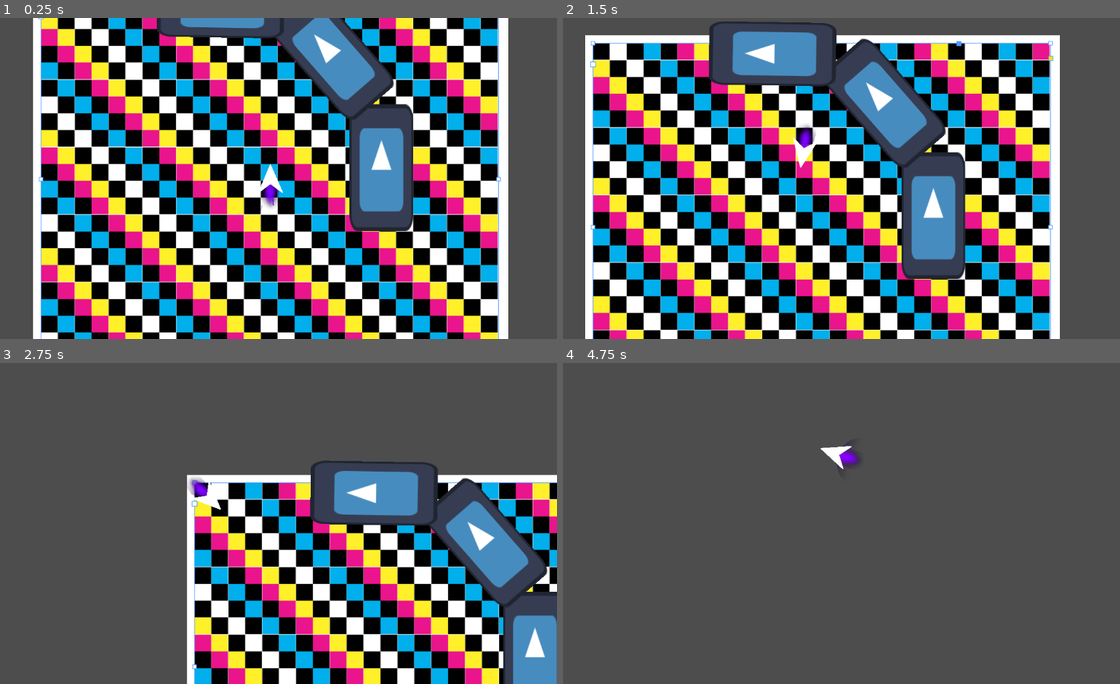
Above: before the commit, frames 1-4 (two rows, left to right).
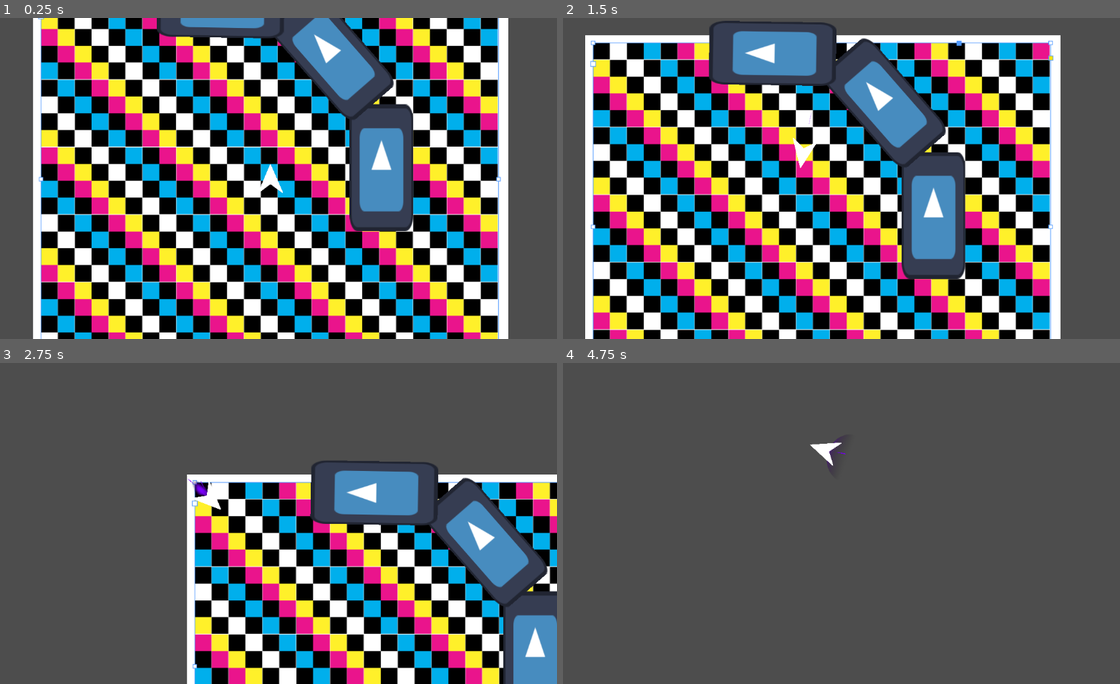
Above: after the commit, the same moments.

Repository: ParadoxArcher/Angle_Advantage
Game: Godot game, scene res://Scenes/GameScene.tscn
The game is run twice, just before and just after one commit, with the same random seed, the same clock (stepped at 60 frames per second) and the same inputs. The engine's default icon, where the game draws it, is replaced by a stand-in: a white triangle on a blue panel in a dark square.
Inputs:
- Up to frame 1 (0.25 s): no input
- Up to frame 2 (1.5 s): tap Enter at 0.5 s; hold D (RotateRight) 0.53-1.28 s; hold W (Boost) 0.53-1.28 s; tap Space (Dodge) at 0.8, 1.35 s; hold S (Back) from 1.28 s (still down)
- Up to frame 3 (2.75 s): tap W (Boost) at 1.55 s; release S (Back) at 2.03 s; hold D (RotateRight) from 2.03 s (still down); hold W (Boost) from 2.03 s (still down); tap Space (Dodge) at 2.3 s
- Up to frame 4 (4.75 s): release W (Boost) at 2.78 s; tap Space (Dodge) at 2.85, 3.8, 4.35 s; tap W (Boost) at 3.05, 4.55 s; release D (RotateRight) at 3.53 s; hold W (Boost) 3.53-4.28 s; hold A (RotateLeft) from 3.53 s (still down)

The runs differ from the first frame. In frame 1, 0.2% of the frame differs, in the area x 46-51%, y 51-61%; in frame 2, 8.3%, in the area x 4-90%, y 0-100%; in frame 3, 4.9%; in frame 4, 0.4%.

Commit message:
vault backup: 2025-03-12 16:48:06

Diff:
--- a/zProject Files/Godot/Scenes/GameScene.tscn
+++ b/zProject Files/Godot/Scenes/GameScene.tscn
@@ -21,6 +21,7 @@
 
 [node name="Sprite2D" type="Sprite2D" parent="."]
 light_mask = 0
+visibility_layer = 512
 z_index = -10
 position = Vector2(2, 0)
 scale = Vector2(2.5, 2.5)
--- a/zProject Files/Godot/Scenes/Showerhead.gdshader
+++ b/zProject Files/Godot/Scenes/Showerhead.gdshader
@@ -1,14 +1,197 @@
-shader_type canvas_item;
+shader_type particles;
+
+uniform float spread;
+uniform float flatness;
+uniform float initial_linear_velocity;
+uniform float initial_angle;
+uniform float angular_velocity;
+uniform float orbit_velocity;
+uniform float linear_accel;
+uniform float radial_accel;
+uniform float tangent_accel;
+uniform float damping;
+uniform float scale;
+uniform float hue_variation;
+uniform float anim_speed;
+uniform float anim_offset;
+uniform float initial_linear_velocity_random;
+uniform float initial_angle_random;
+uniform float angular_velocity_random;
+uniform float orbit_velocity_random;
+uniform float linear_accel_random;
+uniform float radial_accel_random;
+uniform float tangent_accel_random;
+uniform float damping_random;
+uniform float scale_random;
+uniform float hue_variation_random;
+uniform float anim_speed_random;
+uniform float anim_offset_random;
+uniform vec3 emission_box_extents;
+uniform vec4 color_value : source_color;
+uniform int trail_divisor;
+uniform vec3 gravity;
+uniform sampler2D color_ramp;
+
+
+uniform int number_particles_shown;
+uniform int max_number_particles;
+
+
+float rand_from_seed(inout uint seed) {
+	int k;
+	int s = int(seed);
+	if (s == 0)
+	s = 305420679;
+	k = s / 127773;
+	s = 16807 * (s - k * 127773) - 2836 * k;
+	if (s < 0)
+		s += 2147483647;
+	seed = uint(s);
+	return float(seed % uint(65536))/65535.0;
+}
+
+float rand_from_seed_m1_p1(inout uint seed) {
+	return rand_from_seed(seed)*2.0-1.0;
+}
+
+uint hash(uint x) {
+	x = ((x >> uint(16)) ^ x) * uint(73244475);
+	x = ((x >> uint(16)) ^ x) * uint(73244475);
+	x = (x >> uint(16)) ^ x;
+	return x;
+}
+
+uniform int number_batches = 10;
 
 void vertex() {
-	// Called for every vertex the material is visible on.
+	uint base_number = NUMBER/uint(trail_divisor);
+	uint alt_seed = hash(base_number+uint(1)+RANDOM_SEED);
+	float angle_rand = rand_from_seed(alt_seed);
+	float scale_rand = rand_from_seed(alt_seed);
+	float hue_rot_rand = rand_from_seed(alt_seed);
+	float anim_offset_rand = rand_from_seed(alt_seed);
+	float pi = 3.14159;
+	float degree_to_rad = pi / 180.0;
+
+	int batch_size = (max_number_particles / number_batches);
+
+	int index_in_batch = INDEX % batch_size;
+	int batch_index = INDEX / batch_size;
+
+	int how_much_can_I_surely_allocate = number_particles_shown / number_batches;
+
+	int remaining = number_particles_shown % number_batches;
+
+	bool should_keep = index_in_batch < how_much_can_I_surely_allocate;
+
+	if (index_in_batch == how_much_can_I_surely_allocate) {
+		if (batch_index < remaining) {
+			should_keep = true;
+		} else {
+			should_keep = false;
+		}
+	}
+
+	if (RESTART) {
+		float tex_linear_velocity = 0.0;
+		float tex_angle = 0.0;
+		float tex_anim_offset = 0.0;
+		float spread_rad = spread*degree_to_rad;
+		float angle1_rad = rand_from_seed_m1_p1(alt_seed)*spread_rad;
+		vec3 rot = vec3( cos(angle1_rad), sin(angle1_rad),0.0 );
+		VELOCITY = rot*initial_linear_velocity*mix(1.0, rand_from_seed(alt_seed), initial_linear_velocity_random);
+		float base_angle = (initial_angle+tex_angle)*mix(1.0,angle_rand,initial_angle_random);
+		CUSTOM.x = base_angle*degree_to_rad;
+		CUSTOM.y = 0.0;
+		CUSTOM.z = (anim_offset+tex_anim_offset)*mix(1.0,anim_offset_rand,anim_offset_random);
+		TRANSFORM[3].xyz = vec3(rand_from_seed(alt_seed) * 2.0 - 1.0, rand_from_seed(alt_seed) * 2.0-1.0, rand_from_seed(alt_seed) * 2.0-1.0)*emission_box_extents;
+		VELOCITY = (EMISSION_TRANSFORM * vec4(VELOCITY,0.0)).xyz;
+		TRANSFORM = EMISSION_TRANSFORM * TRANSFORM;
+		VELOCITY.z = 0.0;
+		TRANSFORM[3].z = 0.0;
+	} else {
+		CUSTOM.y += DELTA/LIFETIME;
+		float tex_linear_velocity = 0.0;
+		float tex_orbit_velocity = 0.0;
+		float tex_angular_velocity = 0.0;
+		float tex_linear_accel = 0.0;
+		float tex_radial_accel = 0.0;
+		float tex_tangent_accel = 0.0;
+		float tex_damping = 0.0;
+		float tex_angle = 0.0;
+		float tex_anim_speed = 0.0;
+		float tex_anim_offset = 0.0;
+		vec3 force = gravity;
+		vec3 pos = TRANSFORM[3].xyz;
+		pos.z = 0.0;
+		//apply linear acceleration
+		force += length(VELOCITY) > 0.0 ? normalize(VELOCITY) * (linear_accel+tex_linear_accel)*mix(1.0,rand_from_seed(alt_seed),linear_accel_random) : vec3(0.0);
+		//apply radial acceleration
+		vec3 org = EMISSION_TRANSFORM[3].xyz;
+		vec3 diff = pos-org;
+		force += length(diff) > 0.0 ? normalize(diff) * (radial_accel+tex_radial_accel)*mix(1.0,rand_from_seed(alt_seed),radial_accel_random) : vec3(0.0);
+		//apply tangential acceleration;
+		force += length(diff.yx) > 0.0 ? vec3(normalize(diff.yx * vec2(-1.0,1.0)),0.0) * ((tangent_accel+tex_tangent_accel)*mix(1.0,rand_from_seed(alt_seed),tangent_accel_random)) : vec3(0.0);
+		//apply attractor forces
+		VELOCITY += force * DELTA;
+		//orbit velocity
+		float orbit_amount = (orbit_velocity+tex_orbit_velocity)*mix(1.0,rand_from_seed(alt_seed),orbit_velocity_random);
+		if (orbit_amount!=0.0) {
+		     float ang = orbit_amount * DELTA * pi * 2.0;
+		     mat2 rot = mat2(vec2(cos(ang),-sin(ang)),vec2(sin(ang),cos(ang)));
+		     TRANSFORM[3].xy-=diff.xy;
+		     TRANSFORM[3].xy+=rot * diff.xy;
+		}
+		if (damping + tex_damping > 0.0) {
+
+			float v = length(VELOCITY);
+			float damp = (damping+tex_damping)*mix(1.0,rand_from_seed(alt_seed),damping_random);
+			v -= damp * DELTA;
+			if (v < 0.0) {
+				VELOCITY = vec3(0.0);
+			} else {
+				VELOCITY = normalize(VELOCITY) * v;
+			}
+		}
+		float base_angle = (initial_angle+tex_angle)*mix(1.0,angle_rand,initial_angle_random);
+		base_angle += CUSTOM.y*LIFETIME*(angular_velocity+tex_angular_velocity)*mix(1.0,rand_from_seed(alt_seed)*2.0-1.0,angular_velocity_random);
+		CUSTOM.x = base_angle*degree_to_rad;
+		CUSTOM.z = (anim_offset+tex_anim_offset)*mix(1.0,anim_offset_rand,anim_offset_random)+CUSTOM.y*(anim_speed+tex_anim_speed)*mix(1.0,rand_from_seed(alt_seed),anim_speed_random);
+		CUSTOM.z = clamp(CUSTOM.z,0.0,1.0);
+	}
+	float tex_scale = 1.0;
+	float tex_hue_variation = 0.0;
+	float hue_rot_angle = (hue_variation+tex_hue_variation)*pi*2.0*mix(1.0,hue_rot_rand*2.0-1.0,hue_variation_random);
+	float hue_rot_c = cos(hue_rot_angle);
+	float hue_rot_s = sin(hue_rot_angle);
+	mat4 hue_rot_mat = mat4( vec4(0.299,  0.587,  0.114, 0.0),
+			vec4(0.299,  0.587,  0.114, 0.0),
+			vec4(0.299,  0.587,  0.114, 0.0),
+			vec4(0.000,  0.000,  0.000, 1.0)) +
+		mat4( vec4(0.701, -0.587, -0.114, 0.0),
+			vec4(-0.299,  0.413, -0.114, 0.0),
+			vec4(-0.300, -0.588,  0.886, 0.0),
+			vec4(0.000,  0.000,  0.000, 0.0)) * hue_rot_c +
+		mat4( vec4(0.168,  0.330, -0.497, 0.0),
+			vec4(-0.328,  0.035,  0.292, 0.0),
+			vec4(1.250, -1.050, -0.203, 0.0),
+			vec4(0.000,  0.000,  0.000, 0.0)) * hue_rot_s;
+	COLOR = textureLod(color_ramp,vec2(CUSTOM.y,0.0),0.0) * hue_rot_mat;
+
+	TRANSFORM[0] = vec4(cos(CUSTOM.x),-sin(CUSTOM.x),0.0,0.0);
+	TRANSFORM[1] = vec4(sin(CUSTOM.x),cos(CUSTOM.x),0.0,0.0);
+	TRANSFORM[2] = vec4(0.0,0.0,1.0,0.0);
+	float base_scale = mix(scale*tex_scale,1.0,scale_random*scale_rand);
+	if (base_scale==0.0) base_scale=0.000001;
+	TRANSFORM[0].xyz *= base_scale;
+	TRANSFORM[1].xyz *= base_scale;
+	TRANSFORM[2].xyz *= base_scale;
+	VELOCITY.z = 0.0;
+	TRANSFORM[3].z = 0.0;
+
+	if (!should_keep) {
+		TRANSFORM[0].xyz = vec3(0.0);
+		TRANSFORM[1].xyz = vec3(0.0);
+		TRANSFORM[2].xyz = vec3(0.0);
+	}
 }
-
-void fragment() {
-	// Called for every pixel the material is visible on.
-}
-
-//void light() {
-	// Called for every pixel for every light affecting the CanvasItem.
-	// Uncomment to replace the default light processing function with this one.
-//}
--- a/zProject Files/Godot/Scripts/PlayerScript.gd
+++ b/zProject Files/Godot/Scripts/PlayerScript.gd
@@ -61,32 +61,22 @@
 	#endregion
 
 	#region Boost --- Determines movement application and delays it's deactivation
-
-#	boost_sprite.material.set_shader_parameter("RedFilter", 1 - clampf((.5 * SpeedAccel[0]/SpeedAccel[1] ), 0, 1)) # VFX, Enable Boost Visual
-#	boost_particle.emitting = true
-#			boost_sprite.material.set_shader_parameter("RedFilter", 1 - clampf((.5 * BoostDecay[0] * SpeedAccel[0]/SpeedAccel[1] ), 0, 1)) # VFX, Decay Boost Visual
-#			boost_particle.emitting = false
-#		boost_sprite.material.set_shader_parameter("RedFilter", 1) # VFX, Disable Boost Visual
-#		boost_particle.emitting = false
-
 	if MoveInput.y > 0 or BoostDecay[0] > 0:
 		if MoveInput.y / BoostDecay[2] >= BoostDecay[0]:
 			BoostDecay[0] += clampf(2 * BoostDecay[1] * MoveInput.y, 0, MoveInput.y - BoostDecay[0])
 			SpeedAccel[1] = SpeedAccel[2] * BoostDecay[0]
 
-			boost_particle.amount = 4
 		else:
 			BoostDecay[0] -= clampf(BoostDecay[1], 0, BoostDecay[0])
 			SpeedAccel[1] = SpeedAccel[2] * BoostDecay[0] * BoostDecay[2]
 
-			var Particles = clampi(round(BoostDecay[0] * 5), 1, 5)
-			if Particles != boost_particle.amount:
-				boost_particle.amount = Particles
 
 		boost_particle.emitting = true #VFX
-		print(boost_particle.amount)
+		#var Particles = clampi(round(BoostDecay[0] * 5), 1, 5)
+		#if Particles != boost_particle.amount:
+		#	boost_particle.amount = Particles
 	else:
-		pass
+		boost_particle.emitting = false
 	#endregion
 
 	#region Rotation --- Defines rotation acceleration and it's momentum
@@ -110,13 +100,15 @@
 	velocity -= clampf(SpeedDecel[0] * MaxSpeed, 0,  velocity.length()) * velocity.normalized() # Momentum & Friction
 	velocity = lerp(velocity, MaxSpeed * Vector2(cos(rotation), sin(rotation)), SpeedAccel[1] * SpeedAccel[0]) # Acceleration
 
-	SpeedAccel[0] = 1.0
+	print(SpeedAccel)
+	boost_sprite.material.set_shader_parameter("RedFilter", 1 - clampf((SpeedAccel[1] * SpeedAccel[0] / (SpeedAccel[2] * 2 )), 0, 1)) # VFX
+	var GreenFilterScaler = (velocity.length() / MaxSpeed ) * ((1 + velocity.normalized().dot(Vector2(-sin(rotation - PI/2), cos(rotation - PI/2))) ) / 2 )
+	boost_sprite.material.set_shader_parameter("GreenFilter", .8 - GreenFilterScaler * .8)
+
 
 	if RotaAccel[0] != RotaAccel[1]:
 		RotaAccel[0] -= clampf((RotaAccel[0] - RotaAccel[1] ) * RotaAccel[2], 0, RotaAccel[0] - RotaAccel[1])
-
-	var GreenFilterScaler = (velocity.length() / MaxSpeed ) * ((1 + velocity.normalized().dot(Vector2(-sin(rotation - PI/2), cos(rotation - PI/2))) ) / 2 ) # VFX
-	boost_sprite.material.set_shader_parameter("GreenFilter", .8 - GreenFilterScaler * .8)
+	SpeedAccel[0] = 1.0
 	#endregion
 
 	#region Collision --- Crash && WallBounce
@@ -189,6 +181,7 @@
 
 func dodge(DodgeDir):
 	BoostDecay[0] = 0
+	SpeedAccel[1] = 0
 
 	RotaAccel[0] += RotaAccel[1] * DodgeRotaAccel
 
Not shown, changed: .obsidian/workspace.json
